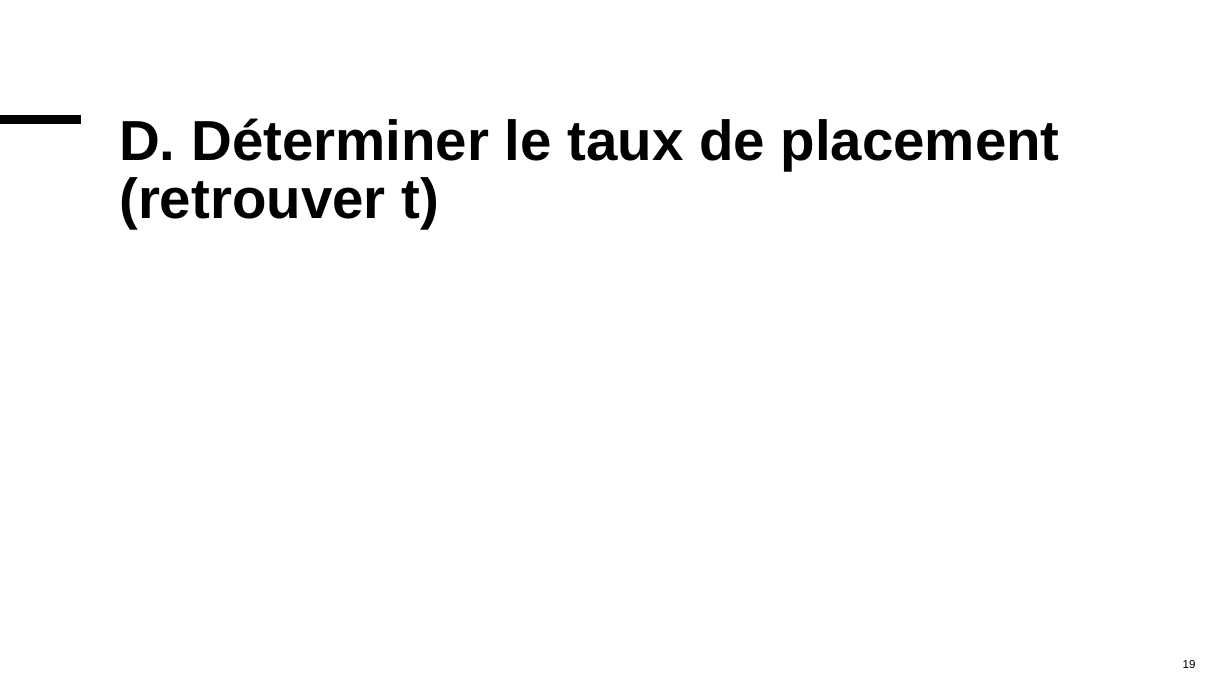
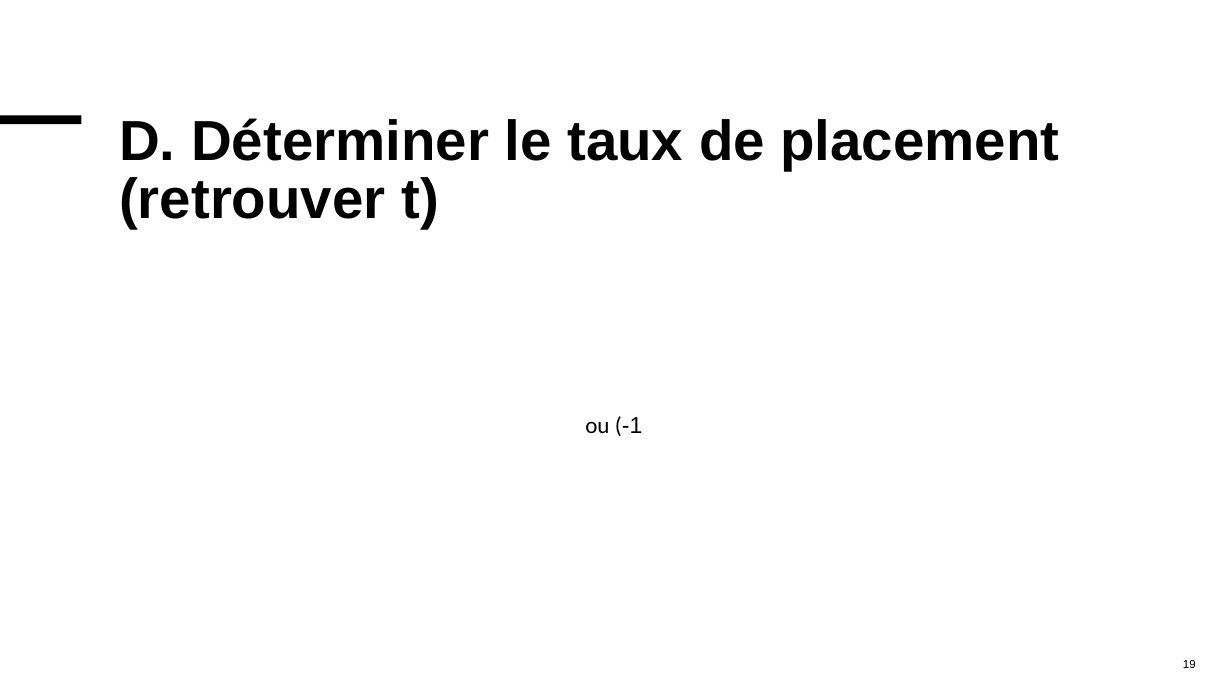
Before and after one commit to MaxMontouro/BUT_Info, a slide deck: slide 19 of Annee2/S4/R4_D_09_maths_gestion/CHP1/chap1.pptx. Drawn at 1232x693 pixels with LibreOffice and Linux fonts; fonts in the diff are those of the drawing; grey boxes stand for pictures. Boxes give left, top, right and bottom in pixels: in the first picture for what was removed or moved away, otherwise in the second. Text is boxed around its words. In the diff, an @@ line names an element or a change of style, - is before the commit and + after.

```diff
--- a/Annee2/S4/R4_D_09_maths_gestion/CHP1/chap1.pptx
+++ b/Annee2/S4/R4_D_09_maths_gestion/CHP1/chap1.pptx
@@ text added at (585,416,643,436), 18 pt, text #000000 @@
+ou (-1
```
Also in this commit, not shown: 18 other slides changed, 4 slides added, 4 slides removed, 3 other files.
